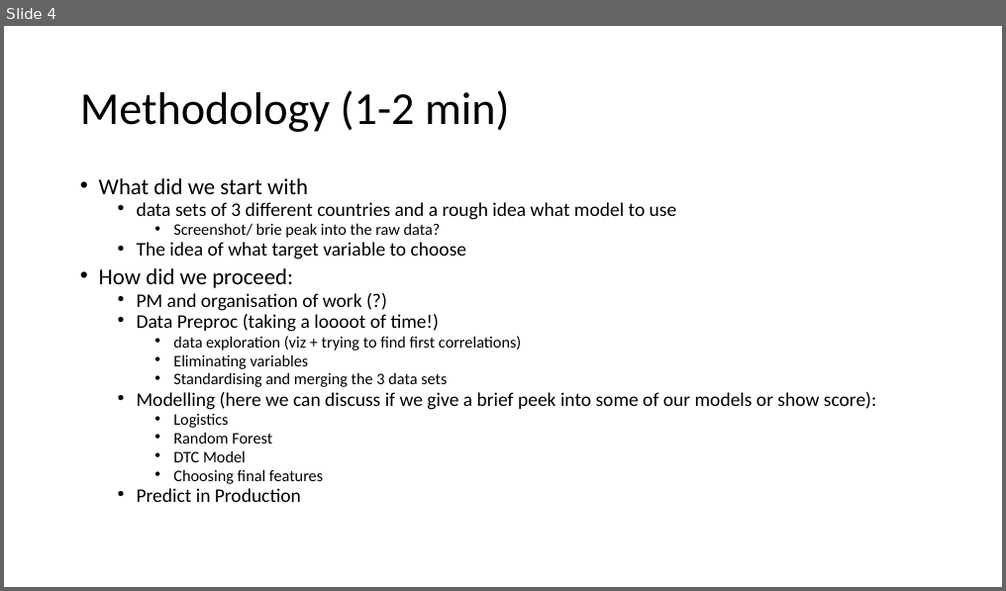
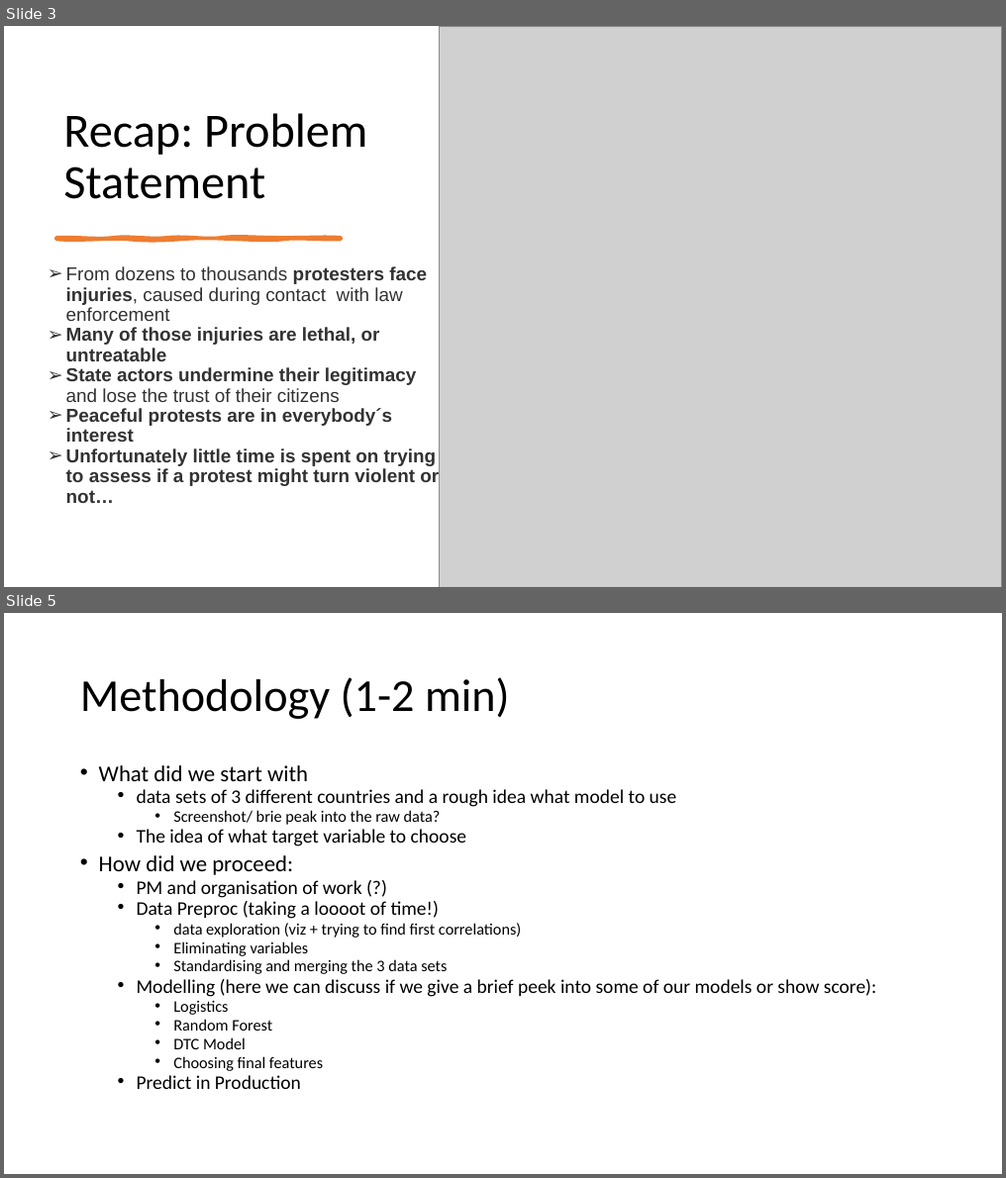
Before and after one commit to NoahDarwich/portest, a slide deck: Draft Pro-Test Demo Day Presentation.pptx. Shown one above the other, each under a label of ours: slide 4 before the commit, slides 3 and 5 after it; the slides between them are not shown. The pictures are 1006x591 and 1006x1178 pixels, drawn with LibreOffice and Linux fonts; fonts in the diff are those of the drawing; grey boxes stand for pictures. Boxes give left, top, right and bottom in pixels: in the first picture for what was removed or moved away, otherwise in the second. Text is boxed around its words. In the diff, an @@ line names an element or a change of style, - is before the commit and + after.

```diff
--- a/Draft Pro-Test Demo Day Presentation.pptx
+++ b/Draft Pro-Test Demo Day Presentation.pptx
@@ slide 3 added at (x1=4, y1=26, x2=1002, y2=587), background #FFFFFF @@
@@ picture added at (x1=439, y1=26, x2=1002, y2=587) @@
@@ title added at (x1=63, y1=113, x2=367, y2=199), 46 pt, text #000000 @@
+Recap: Problem Statement
@@ freeform shape added at (x1=56, y1=238, x2=341, y2=240), fill #ED7D31, outline #ED7D31 3.5 pt @@
@@ text added at (x1=66, y1=267, x2=439, y2=503), 18 pt, text #323232, bold @@
+➢ From dozens to thousands protesters face injuries, caused during contact with law enforcement
+➢ Many of those injuries are lethal, or untreatable
+➢ State actors undermine their legitimacy and lose the trust of their citizens
+➢ Peaceful protests are in everybody´s interest
+➢ Unfortunately little time is spent on trying to assess if a protest might turn violent or not…
@@ what was slide 4 is now slide 5 @@
```
Also in this commit, not shown: 3 slides changed, 1 other slide added, 1 slide removed.
